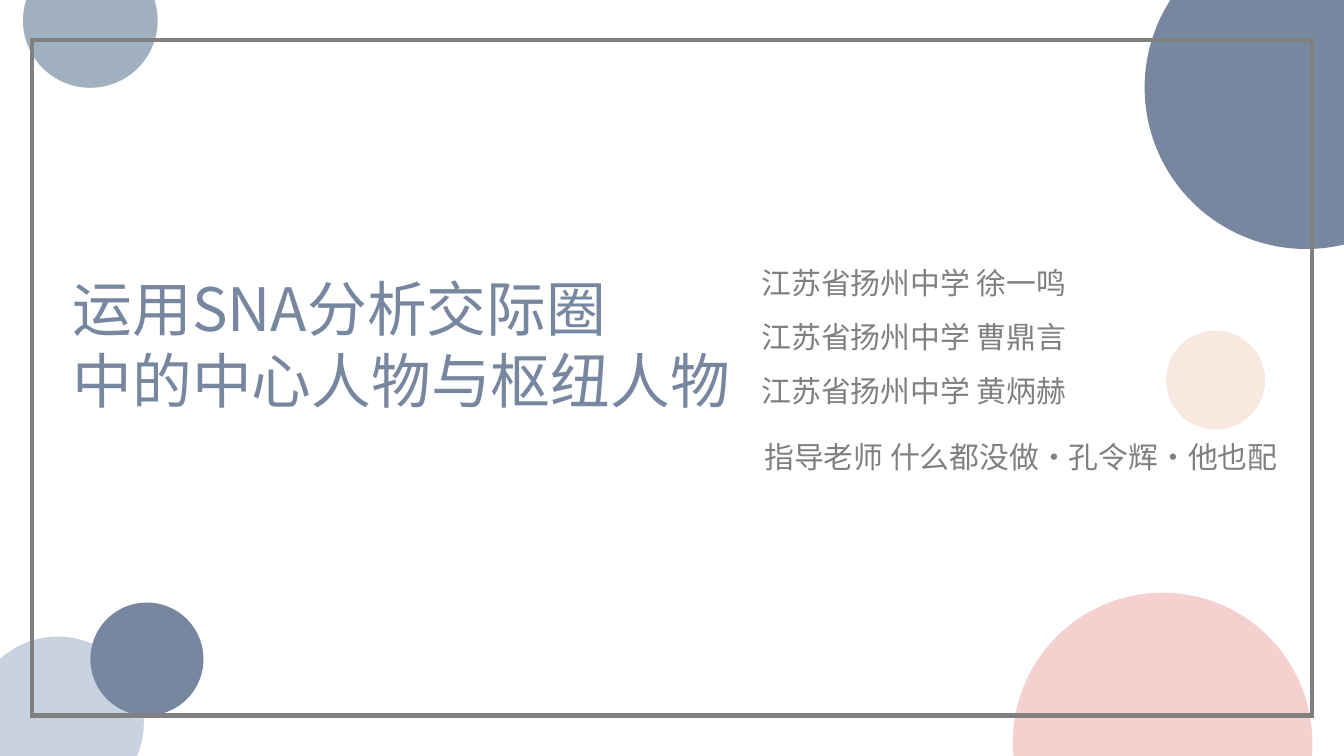
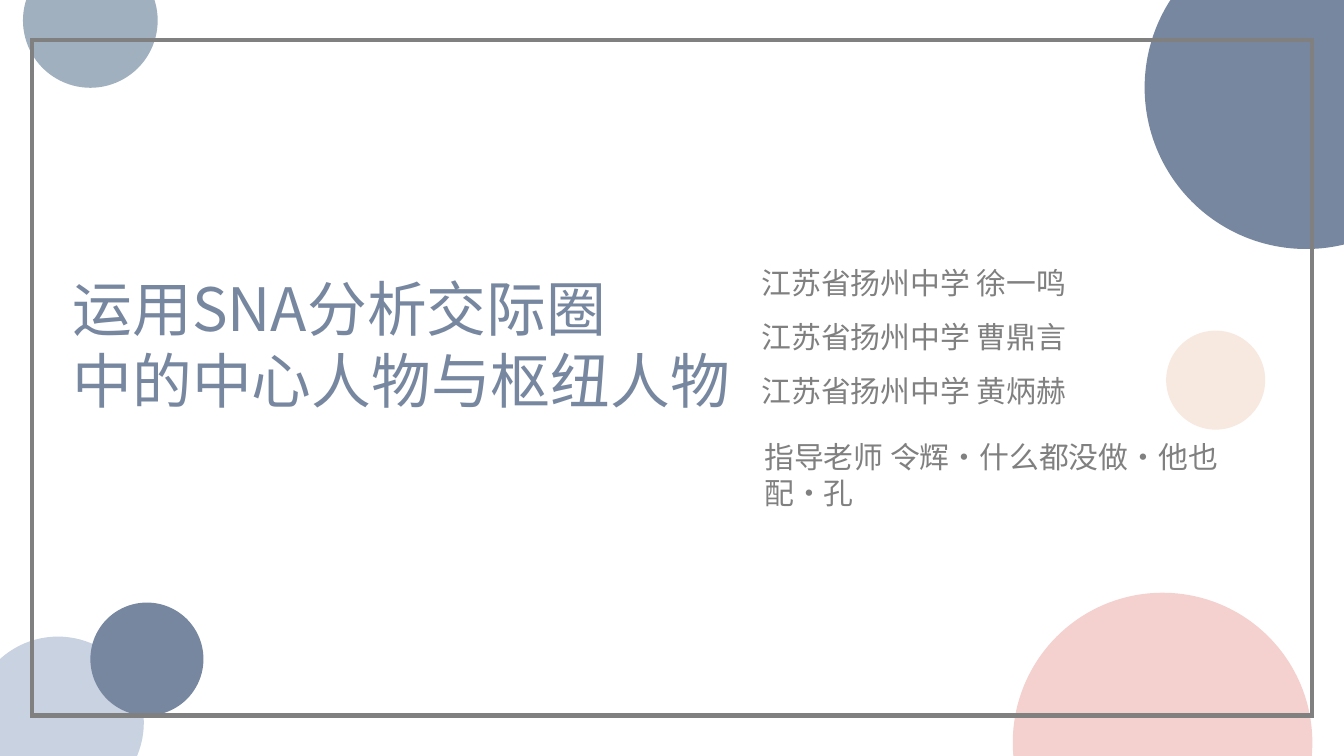
Before and after one commit to HomeArchbishop/math-modeling-2022, a slide deck: slide 1 of essay/复赛答辩.pptx. Drawn at 1344x756 pixels with LibreOffice and Linux fonts; fonts in the diff are those of the drawing. Boxes give left, top, right and bottom in pixels: in the first picture for what was removed or moved away, otherwise in the second. Text is boxed around its words. In the diff, an @@ line names an element or a change of style, - is before the commit and + after.

```diff
--- a/essay/复赛答辩.pptx
+++ b/essay/复赛答辩.pptx
@@ text at (764,443,1218,507): text changed @@
-指导老师 什么都没做·孔令辉·他也配
+指导老师 令辉·什么都没做·他也配·孔
```
Also in this commit, not shown: 16 slides added.
